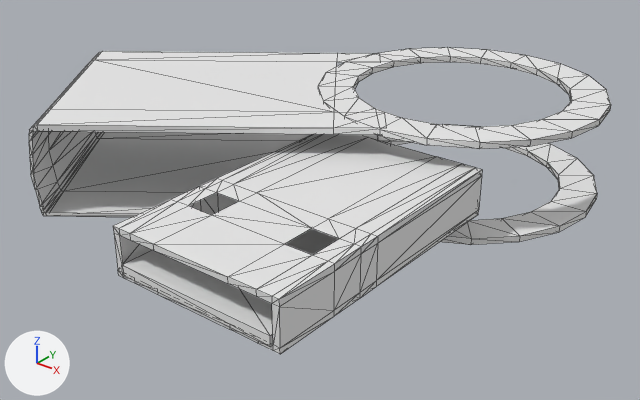
The OBJ model models/memoryStickMetal.obj: old version first, new version second.
Before and after are seen from a camera (50 mm lens) standing at (1.67, -4.38, 2.15) and looking at (-0.51, -1.65, 0.46). The axes (+X, +Y, +Z) are drawn at lower left. The lights are the same throughout. Mesh edges are drawn as thin lines. Where no turn or scale is listed for an object, it has been applied to the vertices.

The first picture shows 'memoryStickMetal'.
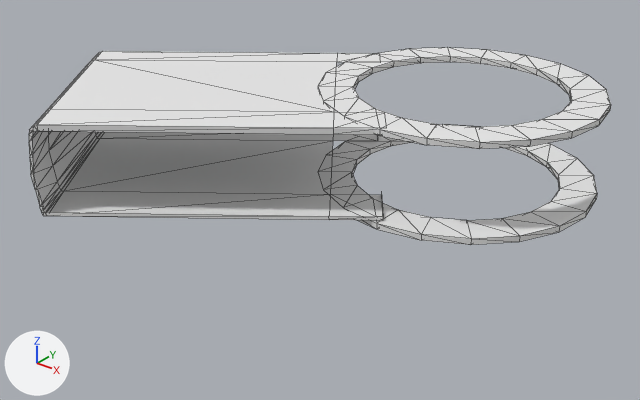
The newer file is also rescaled (x0.825), turned or shifted as a whole; pictures and numbers use the older file's frame.

Patch to the scene script:
```diff
--- a/models/memoryStickMetal.obj.py
+++ b/models/memoryStickMetal.obj.py
@@ me_memorystickmetal @@
 me_memorystickmetal.from_pydata(...)  # 384 vertices, 708 faces; spans x -1.86..0.48, y -2.78..-0.51, z 0.48..0.91
 # used by ob_memorystickmetal; location = (0.0, 0.0, 0.0)
+# me_memorystickmetal part 1: the loose piece of 124 vertices spanning x -0.49..0.24, y -2.77..-1.61, z 0.6..0.79 is deleted
+# me_memorystickmetal part 2: the loose piece of 8 vertices spanning x -0.46..0.2, y -2.78..-2.42, z 0.62..0.66 is deleted
 me_memorystickmetal.materials.append(mat_initialshadinggroup)
```

Pixel boxes [x1, y1, x2, y2] of what changed, in the pictures (640 x 400 px):
'memoryStickMetal', reshaped (35% shorter): before [29, 47, 611, 354]; after [29, 47, 611, 245]
part 1 of me_memorystickmetal, deleted: before [113, 134, 482, 354]
part 2 of me_memorystickmetal, deleted: before [122, 250, 273, 347]
